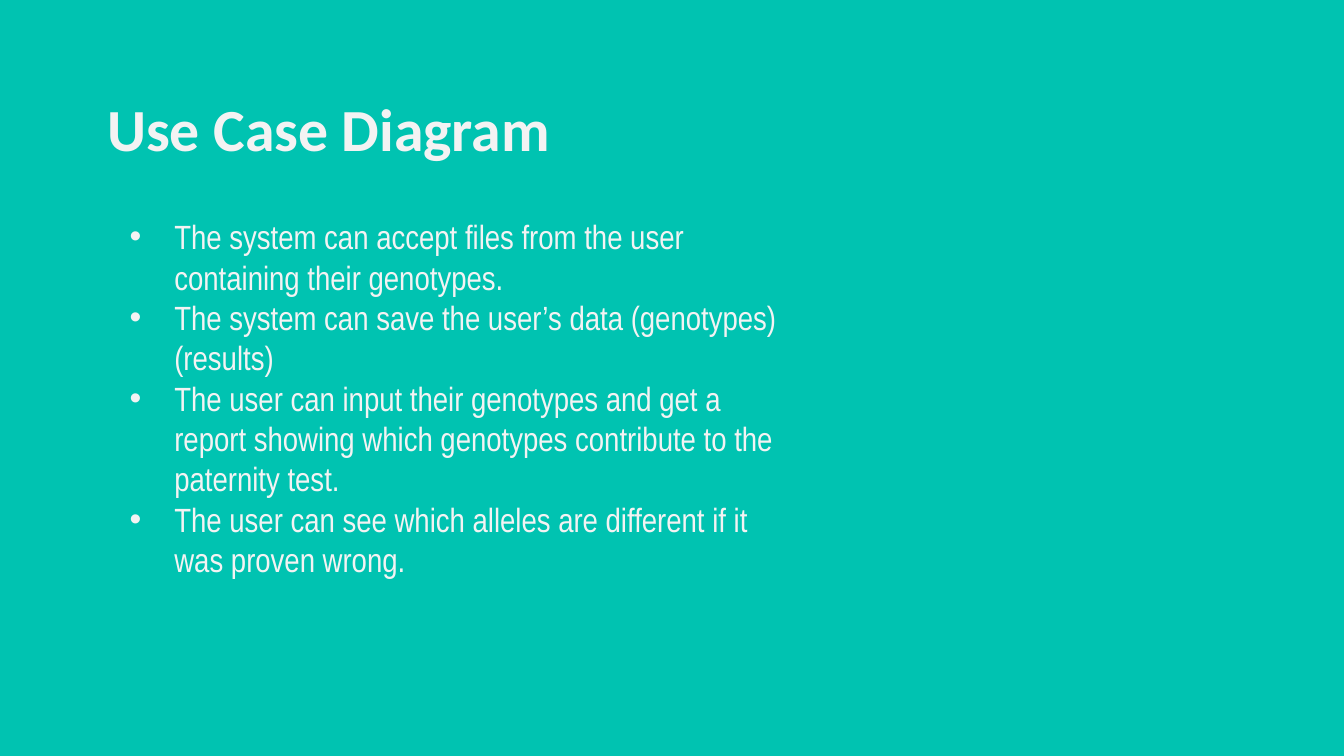
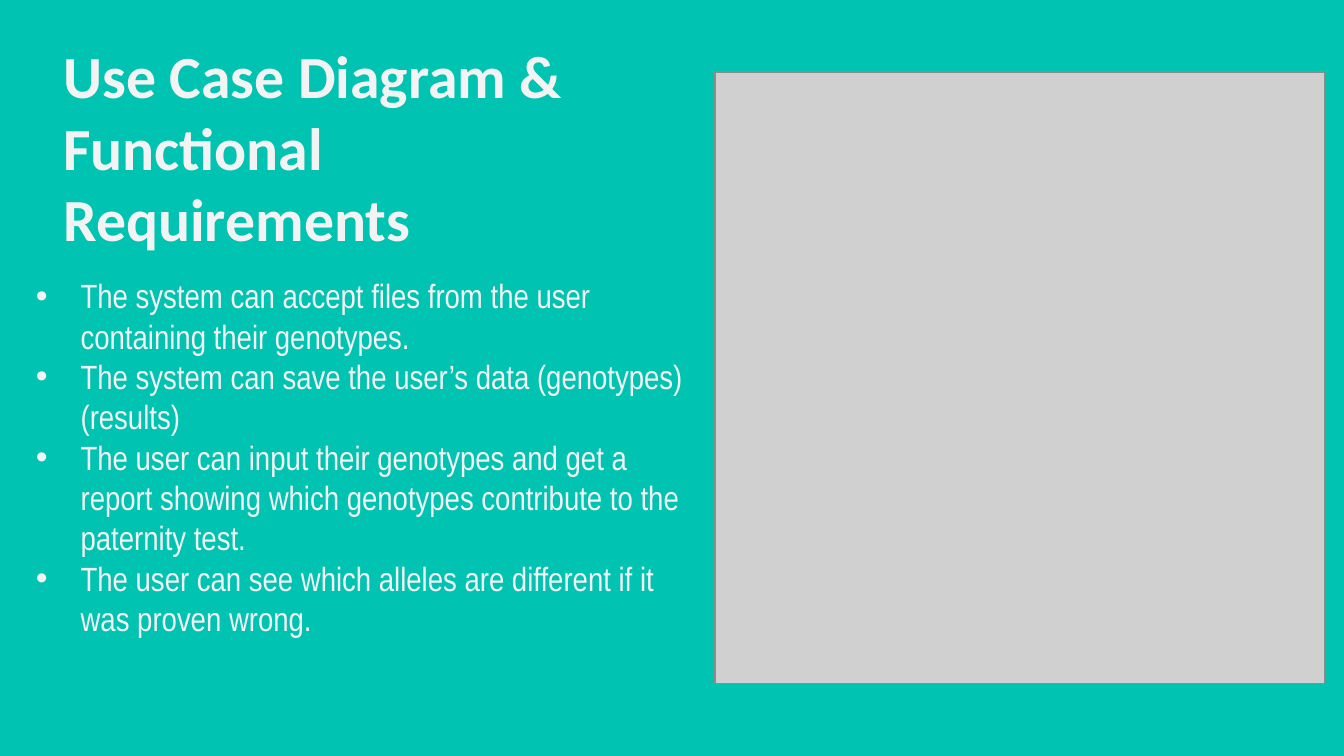
Before and after one commit to YoussifAssem/Genatac, a slide deck: slide 9 of E-Genetics/presentations/new presentation.pptx. Drawn at 1344x756 pixels with LibreOffice and Linux fonts; fonts in the diff are those of the drawing; grey boxes stand for pictures; background and template pictures are left out. Boxes give left, top, right and bottom in pixels: in the first picture for what was removed or moved away, otherwise in the second. Text is boxed around its words. In the diff, an @@ line names an element or a change of style, - is before the commit and + after.

```diff
--- a/E-Genetics/presentations/new presentation.pptx
+++ b/E-Genetics/presentations/new presentation.pptx
@@ subtitle at [63,56,506,251]: text changed @@
-Use Case Diagram
+Use Case Diagram & Functional Requirements
@@ picture added at [715,73,1324,684] @@
@@ text "The system can accept files ...": place and size @@
-text "The system can accept files ..." at [174,224,776,578]
+text "The system can accept files ..." at [81,283,682,637]
```
Also in this commit, not shown: 5 other slides changed, 1 slide removed.
